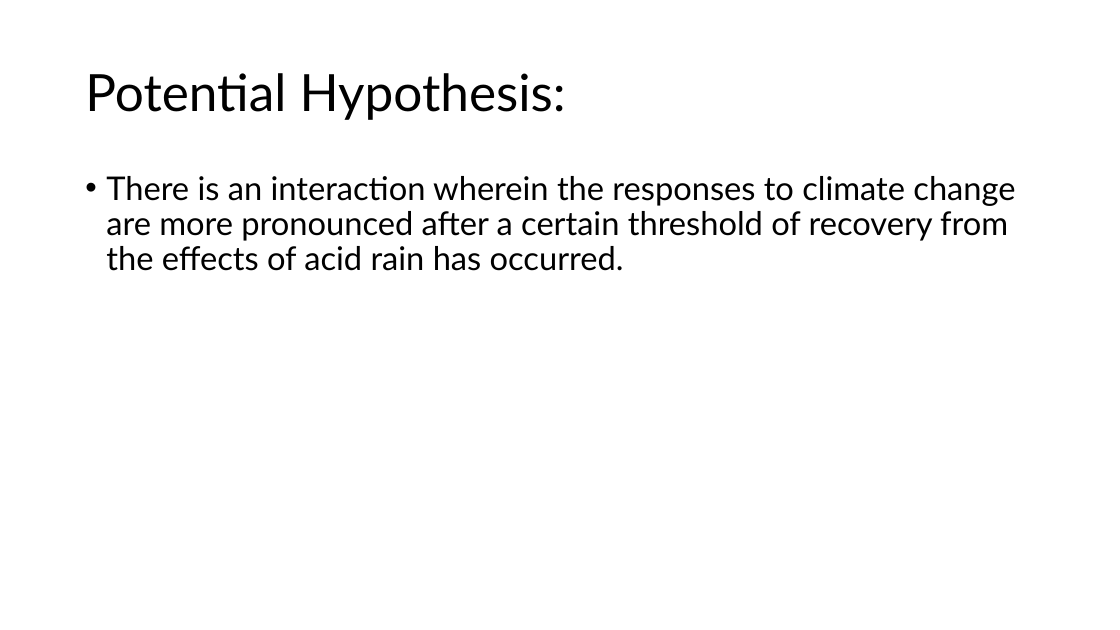
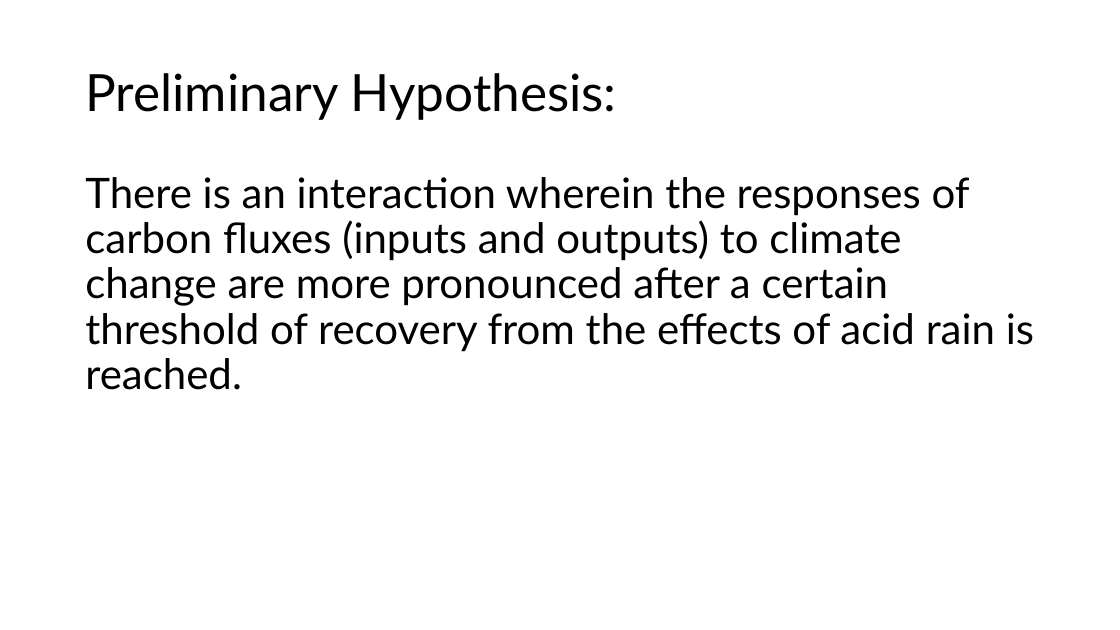
Before and after one commit to CaitlinPries/HB-Temporal-Carbon, a slide deck: slide 5 of Temporal C HB Meeting.pptx. Drawn at 1120x630 pixels with LibreOffice and Linux fonts; fonts in the diff are those of the drawing. Boxes give left, top, right and bottom in pixels: in the first picture for what was removed or moved away, otherwise in the second. Text is boxed around its words. In the diff, an @@ line names an element or a change of style, - is before the commit and + after.

Commit message:
More updates for meeting
Added more standardized graphs and prelim analyses for the presentation at the HB annual meeting

```diff
--- a/Temporal C HB Meeting.pptx
+++ b/Temporal C HB Meeting.pptx
@@ title at [85, 73, 617, 120]: text changed @@
-Potential Hypothesis:
+Preliminary Hypothesis:
@@ text at [85, 177, 1034, 390]: text changed; size 28 to 36 pt @@
-• There is an interaction wherein the responses to climate change are more pronounced after a certain threshold of recovery from the effects of acid rain has occurred.
+There is an interaction wherein the responses of carbon fluxes (inputs and outputs) to climate change are more pronounced after a certain threshold of recovery from the effects of acid rain is reached.
```
Also in this commit, not shown: 5 other slides changed, 7 slides added, 6 slides removed, 14 other files.
